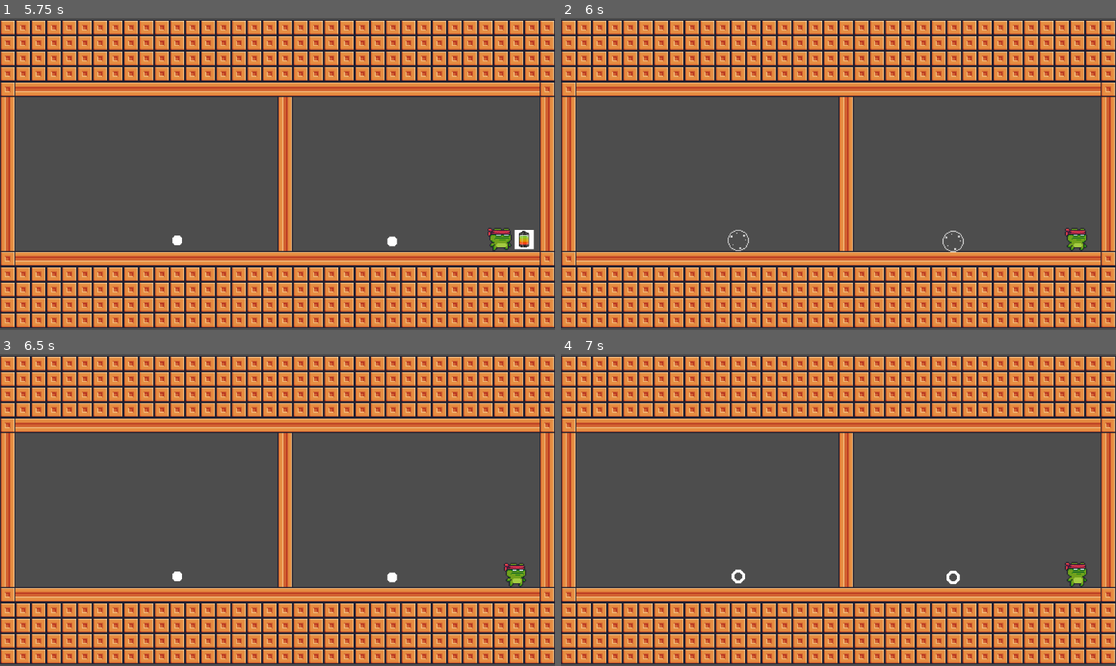
Above: before the commit, frames 1-4 (two rows, left to right).
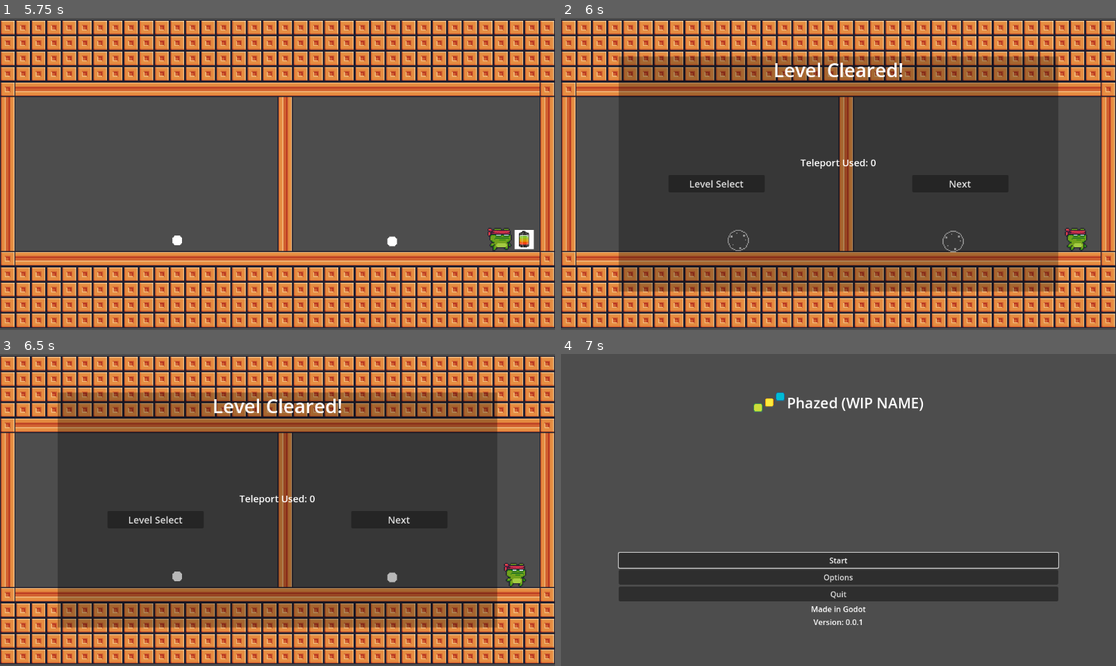
Above: after the commit, the same moments.

Repository: DoubleTrio/phazed
Game: Godot game, scene res://Scenes/Menu/main_menu.tscn
Same seed, same stepped clock (60 frames per second), same inputs: the game is played once before the commit and once after it.
Inputs (mouse positions are in pixels of both pictures, inside the frame that each line leads up to):
- Up to frame 1 (5.75 s): click "Start" at 0.5 s; move the mouse to (177, 239) at 1.27 s; hold Right (right) 1.28-2.03 s; click (177, 239) at 1.42 s; move the mouse to (394, 242) at 2.02 s; hold Left (left) 2.03-2.78 s; click (394, 242) at 2.17 s; move the mouse to (333, 105) at 2.77 s; hold Right (right) 2.78-4.28 s; move the mouse to (249, 236) at 3.52 s; click (249, 236) at 3.67 s; move the mouse to (444, 220) at 4.27 s; hold Left (left) from 4.28 s (still down); move the mouse to (111, 127) at 5.02 s
- Up to frame 2 (6 s): keep holding Left (left); move the mouse to (866, 174) at 5.77 s; click (866, 174) at 5.92 s
- Up to frame 3 (6.5 s): keep holding Left (left)
- Up to frame 4 (7 s): release Left (left) at 6.5 s; click (716, 519) at 6.5 s, where only the run after the commit has a clickable "Level Select"

Frame 1 is identical in both runs. In frame 2, 20% of the frame differs, in the area x 10-90%, y 12-88%; in frame 3, 20%; in frame 4, 60%, in the area x 0-100%, y 0-100%.

Commit message:
end level screen

Diff:
--- a/Scenes/Levels/level1.tscn
+++ b/Scenes/Levels/level1.tscn
@@ -1,11 +1,12 @@
 [gd_scene load_steps=10 format=4 uid="uid://dgudn5xmjma46"]
 
-[ext_resource type="PackedScene" uid="uid://bgubicqi18rno" path="res://Scenes/levelMananger.tscn" id="1_b2xkf"]
+[ext_resource type="PackedScene" uid="uid://bgubicqi18rno" path="res://Scenes/level_manager.tscn" id="1_b2xkf"]
 [ext_resource type="PackedScene" uid="uid://begycqrrx1ucx" path="res://Scenes/character.tscn" id="1_s7weo"]
 [ext_resource type="Texture2D" uid="uid://3p0e1xpef1bu" path="res://Assets/Free 2/Terrain (16x16).png" id="2_ajqll"]
+[ext_resource type="PackedScene" uid="uid://gs1qi0p3qhyn" path="res://Scenes/Menu/end_screen.tscn" id="2_ve6if"]
 [ext_resource type="PackedScene" uid="uid://dp43g47q8jjmd" path="res://Scenes/teleporter.tscn" id="3_8ccsu"]
-[ext_resource type="PackedScene" uid="uid://orkocvc34pjk" path="res://Scenes/teleportManager.tscn" id="5_bw0ui"]
-[ext_resource type="PackedScene" uid="uid://bqkadsekyt8f3" path="res://Scenes/battery.tscn" id="5_olpbs"]
+[ext_resource type="PackedScene" uid="uid://orkocvc34pjk" path="res://Scenes/teleport_manager.tscn" id="5_bw0ui"]
+[ext_resource type="PackedScene" path="res://Scenes/battery.tscn" id="5_olpbs"]
 
 [sub_resource type="TileSetAtlasSource" id="TileSetAtlasSource_8eptm"]
 texture = ExtResource("2_ajqll")
@@ -256,9 +257,17 @@
 physics_layer_0/collision_layer = 1
 sources/0 = SubResource("TileSetAtlasSource_8eptm")
 
-[sub_resource type="WorldBoundaryShape2D" id="WorldBoundaryShape2D_4fayy"]
-
 [node name="Level1" type="Node2D"]
+
+[node name="EndScreen" parent="." instance=ExtResource("2_ve6if")]
+visible = false
+z_index = 1
+anchors_preset = 0
+anchor_right = 0.0
+anchor_bottom = 0.0
+grow_horizontal = 1
+grow_vertical = 1
+scale = Vector2(0.5, 0.5)
 
 [node name="LevelMananger" parent="." instance=ExtResource("1_b2xkf")]
 position = Vector2(-159, -31)
@@ -273,12 +282,6 @@
 [node name="Camera2D" type="Camera2D" parent="."]
 zoom = Vector2(2, 2)
 
-[node name="StaticBody2D" type="StaticBody2D" parent="."]
-
-[node name="CollisionShape2D" type="CollisionShape2D" parent="StaticBody2D"]
-position = Vector2(-8, 162)
-shape = SubResource("WorldBoundaryShape2D_4fayy")
-
 [node name="Battery" parent="." instance=ExtResource("5_olpbs")]
 position = Vector2(256, 68)
 scale = Vector2(0.02, 0.02)
--- /dev/null
+++ b/Scenes/Menu/end_screen.tscn
@@ -0,0 +1,108 @@
+[gd_scene load_steps=2 format=3 uid="uid://gs1qi0p3qhyn"]
+
+[ext_resource type="Script" path="res://Scripts/Menu/end_screen_menu.gd" id="1_vdpdl"]
+
+[node name="EndScreen" type="Control"]
+layout_mode = 3
+anchors_preset = 15
+anchor_right = 1.0
+anchor_bottom = 1.0
+grow_horizontal = 2
+grow_vertical = 2
+script = ExtResource("1_vdpdl")
+
+[node name="ColorRect" type="ColorRect" parent="."]
+layout_mode = 2
+anchor_left = 0.5
+anchor_top = 0.5
+anchor_right = 0.5
+anchor_bottom = 0.5
+offset_left = -456.0
+offset_top = -244.0
+offset_right = 456.0
+offset_bottom = 244.0
+color = Color(0, 0, 0, 0.278431)
+
+[node name="LevelClearedTitle" type="VBoxContainer" parent="."]
+layout_mode = 2
+anchor_left = 0.5
+anchor_top = 0.5
+anchor_right = 0.5
+anchor_bottom = 0.5
+offset_left = -456.0
+offset_top = -244.0
+offset_right = 456.0
+offset_bottom = 244.0
+
+[node name="HBoxContainer" type="HBoxContainer" parent="LevelClearedTitle"]
+layout_mode = 2
+size_flags_horizontal = 4
+
+[node name="LevelCleared" type="Label" parent="LevelClearedTitle/HBoxContainer"]
+layout_mode = 2
+size_flags_horizontal = 4
+theme_override_font_sizes/font_size = 40
+text = "Level Cleared!"
+
+[node name="VBoxContainer" type="VBoxContainer" parent="."]
+layout_mode = 2
+anchor_left = 0.5
+anchor_top = 0.5
+anchor_right = 0.5
+anchor_bottom = 0.5
+offset_left = -456.0
+offset_top = -38.0
+offset_right = 456.0
+offset_bottom = 38.0
+size_flags_vertical = 4
+tooltip_text = "TestTip"
+theme_override_constants/separation = 12
+
+[node name="TeleportInfo" type="Label" parent="VBoxContainer"]
+layout_mode = 2
+size_flags_horizontal = 4
+theme_override_font_sizes/font_size = 20
+text = "Teleport Used: 0"
+
+[node name="HBoxContainer" type="HBoxContainer" parent="VBoxContainer"]
+layout_mode = 2
+theme_override_constants/separation = 100
+
+[node name="MarginContainer" type="MarginContainer" parent="VBoxContainer/HBoxContainer"]
+layout_mode = 2
+size_flags_horizontal = 3
+
+[node name="LevelSelector" type="Button" parent="VBoxContainer/HBoxContainer/MarginContainer"]
+custom_minimum_size = Vector2(200, 0)
+layout_mode = 2
+size_flags_horizontal = 4
+theme_override_font_sizes/font_size = 20
+text = "Level Select
+"
+
+[node name="MarginContainer2" type="MarginContainer" parent="VBoxContainer/HBoxContainer"]
+layout_mode = 2
+size_flags_horizontal = 3
+
+[node name="Next" type="Button" parent="VBoxContainer/HBoxContainer/MarginContainer2"]
+custom_minimum_size = Vector2(200, 0)
+layout_mode = 2
+size_flags_horizontal = 4
+theme_override_font_sizes/font_size = 20
+text = "Next
+"
+
+[node name="MarginContainer" type="MarginContainer" parent="."]
+layout_mode = 1
+anchors_preset = 15
+anchor_right = 1.0
+anchor_bottom = 1.0
+grow_horizontal = 2
+grow_vertical = 2
+theme_override_constants/margin_left = 120
+theme_override_constants/margin_top = 80
+theme_override_constants/margin_right = 120
+theme_override_constants/margin_bottom = 80
+
+[connection signal="button_down" from="VBoxContainer/HBoxContainer/MarginContainer/LevelSelector" to="." method="_on_level_selector_button_down"]
+[connection signal="button_down" from="VBoxContainer/HBoxContainer/MarginContainer2/Next" to="." method="_on_next_button_down"]
--- a/Scenes/Menu/main_menu.tscn
+++ b/Scenes/Menu/main_menu.tscn
@@ -1,6 +1,6 @@
 [gd_scene load_steps=3 format=3 uid="uid://cuii2d8ejmeo0"]
 
-[ext_resource type="Script" path="res://Scripts/main_menu.gd" id="1_d00xm"]
+[ext_resource type="Script" path="res://Scripts/Menu/main_menu.gd" id="1_d00xm"]
 [ext_resource type="Texture2D" uid="uid://bp17hufgyit57" path="res://Assets/ui_main_menu_design/main_menu/characters.png" id="1_x04yx"]
 
 [node name="MainMenu" type="Control"]
--- a/Scenes/levelMananger.tscn
+++ b/Scenes/level_manager.tscn
@@ -1,6 +1,6 @@
 [gd_scene load_steps=2 format=3 uid="uid://bgubicqi18rno"]
 
-[ext_resource type="Script" path="res://Scripts/level_mananger.gd" id="1_cblln"]
+[ext_resource type="Script" path="res://Scripts/level_manager.gd" id="1_cblln"]
 
 [node name="LevelMananger" type="Node2D"]
 script = ExtResource("1_cblln")
--- /dev/null
+++ b/Scripts/Menu/end_screen_menu.gd
@@ -0,0 +1,8 @@
+extends Control
+
+func _on_next_button_down():
+	print("GOTO NEXT STAGE")
+
+
+func _on_level_selector_button_down():
+	get_tree().change_scene_to_file("res://Scenes/Menu/main_menu.tscn")
--- a/Scripts/main_menu.gd
+++ b/Scripts/Menu/main_menu.gd
@@ -5,12 +5,10 @@
 
 func _on_start_button_down():
 	get_tree().change_scene_to_file("res://Scenes/Levels/level1.tscn")
-	#change_scene_to_file
 
 
 func _on_options_button_down():
 	print("Options Button")
-	#get_tree().current_scene.add_child()
 
 func _on_quit_button_down():
 	print("Quit Button")
--- a/Scripts/battery.gd
+++ b/Scripts/battery.gd
@@ -1,9 +1,11 @@
 extends Area2D
 
 @onready var character: Area2D = $"../Character"
+@onready var end_screen = $"../EndScreen"
 
 
 func _on_area_entered(area: Area2D) -> void:
 	queue_free()
 	character.timer.paused = true
 	character.sprite.play("idle")
+	end_screen.visible = true
Renamed: Scenes/teleportManager.tscn -> Scenes/teleport_manager.tscn
Renamed: Scripts/level_mananger.gd -> Scripts/level_manager.gd
